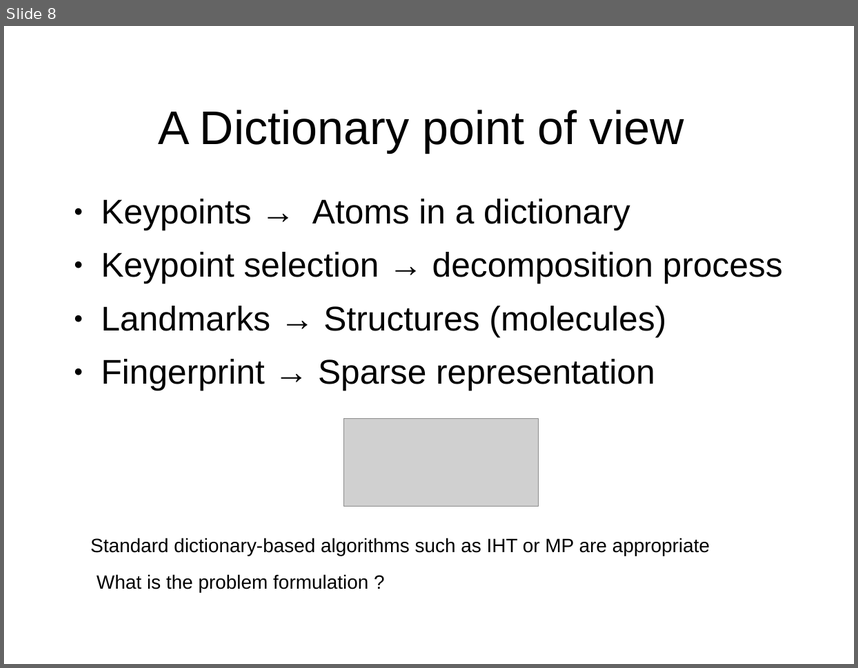
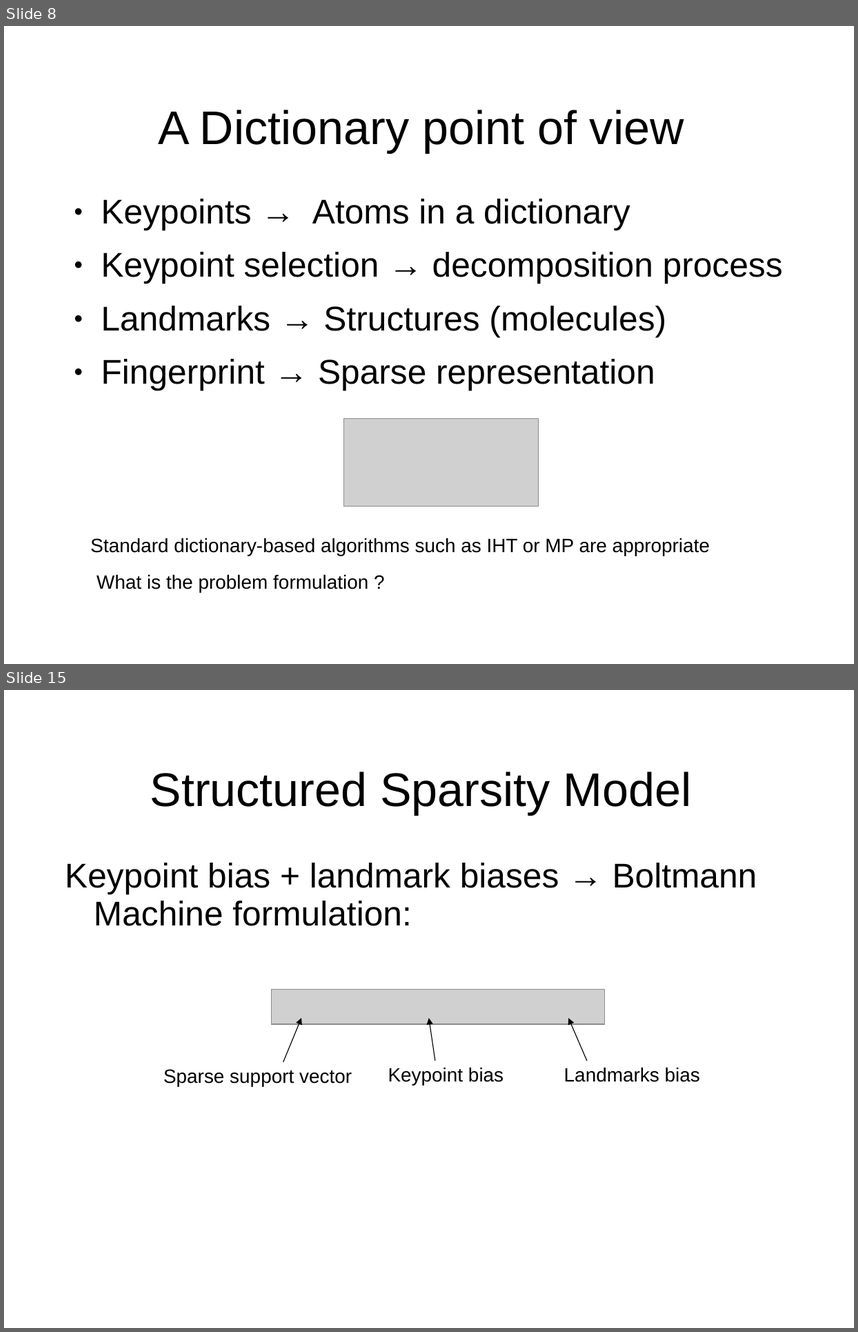
Before and after one commit to mmoussallam/audio-sketch, a slide deck: src/icassp14_fgpt/icassp14/slides.ppt. Shown one above the other, each under a label of ours: slide 8 before the commit, slides 8 and 15 after it; the slides between them are not shown. The pictures are 858x668 and 858x1332 pixels, drawn with LibreOffice and Linux fonts; fonts in the diff are those of the drawing; grey boxes stand for pictures; background and template pictures are left out. Boxes give left, top, right and bottom in pixels: in the first picture for what was removed or moved away, otherwise in the second. Text is boxed around its words. In the diff, an @@ line names an element or a change of style, - is before the commit and + after.

```diff
--- a/src/icassp14_fgpt/icassp14/slides.ppt
+++ b/src/icassp14_fgpt/icassp14/slides.ppt
@@ slide 15 added at <box>4,690,854,1328</box>, background picture (left out) @@
@@ title added at <box>150,771,692,815</box>, 44 pt, text #000000 @@
+Structured Sparsity Model
@@ text added at <box>65,862,757,926</box>, 32 pt, text #000000 @@
+Keypoint bias + landmark biases → Boltmann Machine formulation:
@@ picture added at <box>272,989,605,1024</box> @@
@@ arrow added from (283, 1062) to (302, 1018), #000000 0.74 pt @@
@@ arrow added from (435, 1061) to (429, 1018), #000000 0.74 pt @@
@@ arrow added from (587, 1061) to (568, 1018), #000000 0.74 pt @@
@@ text added at <box>163,1069,352,1086</box>, 18 pt, text #000000 @@
+Sparse support vector
@@ text added at <box>388,1067,504,1085</box>, 18 pt, text #000000 @@
+Keypoint bias
@@ text added at <box>564,1067,700,1082</box>, 18 pt, text #000000 @@
+Landmarks bias
```
Also in this commit, not shown: 2 slides changed, 8 other slides added, 6 other files.
